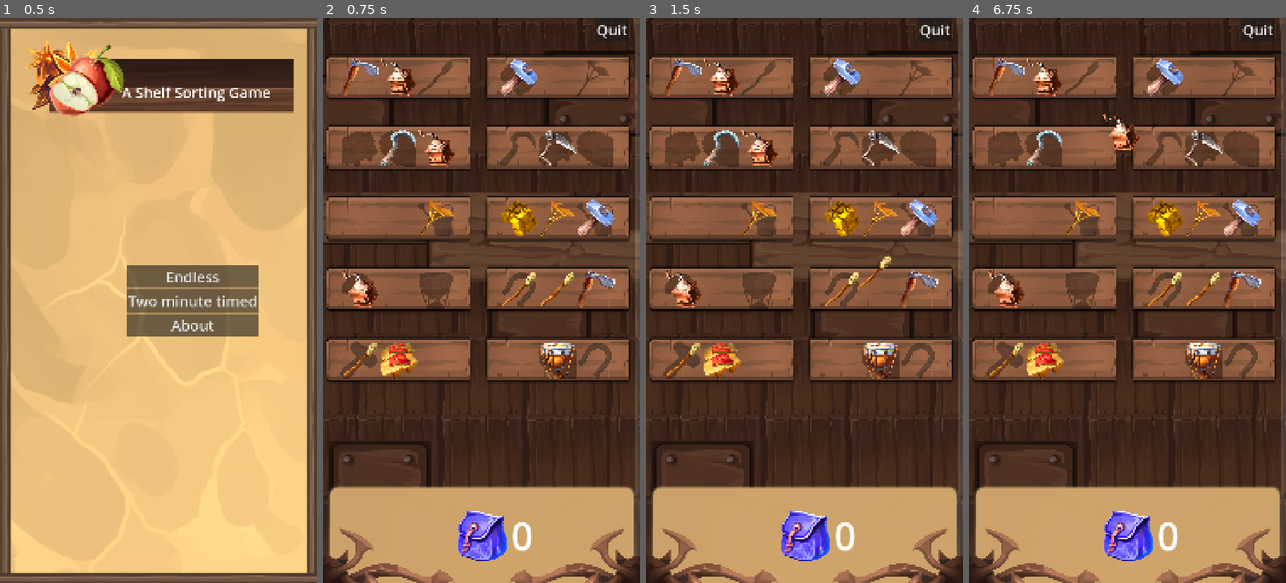
Above: before the commit, frames 1-4 (left to right).
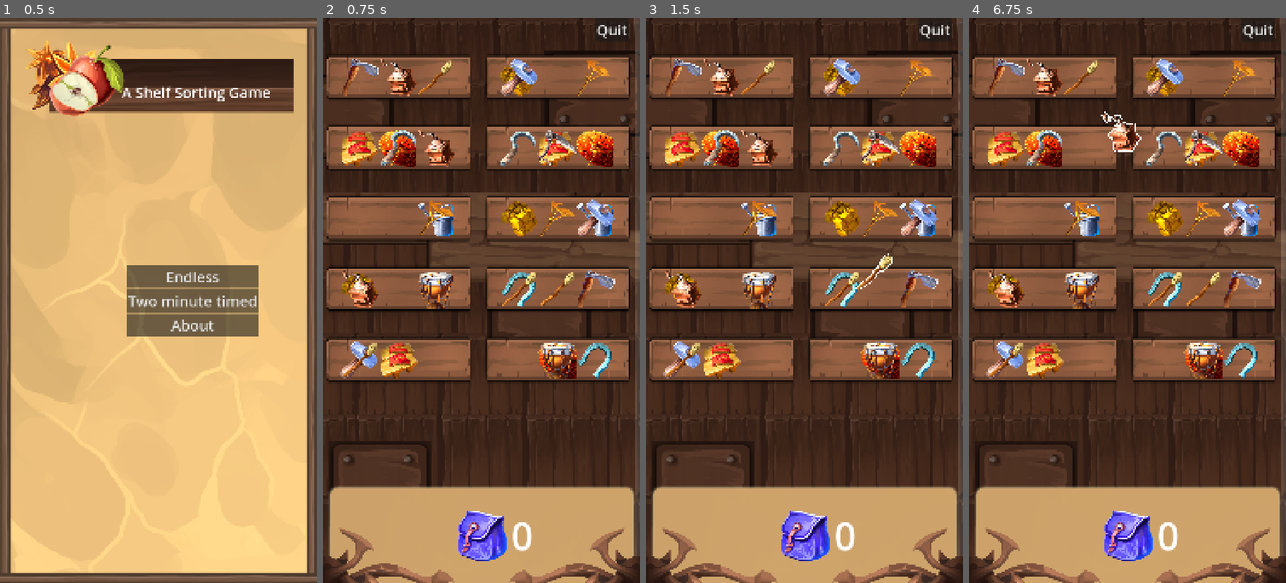
Above: after the commit, the same moments.

Repository: andrewcrisp/shelfsortinggame
Game: Godot game, scene res://scenes/game.tscn
Same seed, same stepped clock (60 frames per second), same inputs: the game is played once before the commit and once after it.
Inputs (mouse positions are in pixels of both pictures, inside the frame that each line leads up to):
- Up to frame 1 (0.5 s): no input
- Up to frame 2 (0.75 s): click "Endless" at 0.5 s
- Up to frame 3 (1.5 s): tap Enter at 1.25 s; move the mouse to (874, 272) at 1.27 s; click (874, 272) at 1.42 s
- Up to frame 4 (6.75 s): tap Space at 2, 3.5, 5 s; drag from (1064, 328) to (1007, 74) at 2.02 s; tap Enter at 2.75, 4.25 s; move the mouse to (1159, 176) at 2.77 s; click (1159, 176) at 2.92 s; drag from (1111, 413) to (1045, 74) at 3.52 s; move the mouse to (1222, 385) at 4.27 s; hold Down (ui_down) 4.28-5 s; click (1222, 385) at 4.42 s; drag from (1032, 215) to (1083, 74) at 5.02 s; move the mouse to (1143, 300) at 5.77 s; hold Down (ui_down) 5.78-6.5 s; click (1143, 300) at 5.92 s; drag from (1079, 159) to (1203, 74) at 6.52 s

Frame 1 is identical in both runs. In frame 2, 4.5% of the frame differs, in the area x 5-92%, y 7-64%; in frame 3, 4.6%; in frame 4, 4.6%.

Commit message:
Add outline shader for picking up items

Diff:
--- a/scenes/groceries/sunflower.tscn
+++ b/scenes/groceries/sunflower.tscn
@@ -1,15 +1,24 @@
-[gd_scene load_steps=4 format=3 uid="uid://bmln03dtehpvv"]
+[gd_scene load_steps=6 format=3 uid="uid://bmln03dtehpvv"]
 
 [ext_resource type="Script" uid="uid://nfy7ub0kmvu6" path="res://scripts/sortable_item.gd" id="1_vxxt0"]
+[ext_resource type="Shader" uid="uid://c2s01ohs0q84d" path="res://scripts/shaders/carrying.gdshader" id="1_xphav"]
 [ext_resource type="PackedScene" uid="uid://cd6k6bp0xc3jt" path="res://scenes/sortable_item_shape.tscn" id="2_8qcyb"]
 [ext_resource type="Texture2D" uid="uid://ddfe256c7mtw5" path="res://assets/Basic_Furniture.png" id="2_boem4"]
+
+[sub_resource type="ShaderMaterial" id="ShaderMaterial_xphav"]
+resource_local_to_scene = true
+shader = ExtResource("1_xphav")
+shader_parameter/color = Color(1, 1, 1, 1)
+shader_parameter/intensity = 0.0
 
 [node name="SortableItem" type="Node2D"]
 script = ExtResource("1_vxxt0")
 
 [node name="SortableItemShape" parent="." instance=ExtResource("2_8qcyb")]
+visible = false
 
 [node name="Sprite2D" type="Sprite2D" parent="."]
+material = SubResource("ShaderMaterial_xphav")
 texture = ExtResource("2_boem4")
 region_enabled = true
 region_rect = Rect2(48, 0, 16, 16)
--- /dev/null
+++ b/scenes/outline.gdshader
@@ -0,0 +1,63 @@
+shader_type canvas_item;
+// From
+// https://godotshaders.com/shader/2d-outline-inline/
+uniform vec4 color : source_color = vec4(1.0);
+uniform float width : hint_range(0, 10) = 0.0;
+uniform int pattern : hint_range(0, 2) = 0; // diamond, circle, square
+uniform bool inside = false;
+uniform bool add_margins = true; // only useful when inside is false
+
+void vertex() {
+	if (add_margins) {
+		VERTEX += (UV * 2.0 - 1.0) * width;
+	}
+}
+
+bool hasContraryNeighbour(vec2 uv, vec2 texture_pixel_size, sampler2D texture) {
+	for (float i = -ceil(width); i <= ceil(width); i++) {
+		float x = abs(i) > width ? width * sign(i) : i;
+		float offset;
+
+		if (pattern == 0) {
+			offset = width - abs(x);
+		} else if (pattern == 1) {
+			offset = floor(sqrt(pow(width + 0.5, 2) - x * x));
+		} else if (pattern == 2) {
+			offset = width;
+		}
+
+		for (float j = -ceil(offset); j <= ceil(offset); j++) {
+			float y = abs(j) > offset ? offset * sign(j) : j;
+			vec2 xy = uv + texture_pixel_size * vec2(x, y);
+
+			if ((xy != clamp(xy, vec2(0.0), vec2(1.0)) || texture(texture, xy).a <= 0.0) == inside) {
+				return true;
+			}
+		}
+	}
+
+	return false;
+}
+
+void fragment() {
+	vec2 uv = UV;
+
+	if (add_margins) {
+		vec2 texture_pixel_size = vec2(1.0) / (vec2(1.0) / TEXTURE_PIXEL_SIZE + vec2(width * 2.0));
+
+		uv = (uv - texture_pixel_size * width) * TEXTURE_PIXEL_SIZE / texture_pixel_size;
+
+		if (uv != clamp(uv, vec2(0.0), vec2(1.0))) {
+			COLOR.a = 0.0;
+		} else {
+			COLOR = texture(TEXTURE, uv);
+		}
+	} else {
+		COLOR = texture(TEXTURE, uv);
+	}
+
+	if ((COLOR.a > 0.0) == inside && hasContraryNeighbour(uv, TEXTURE_PIXEL_SIZE, TEXTURE)) {
+		COLOR.rgb = inside ? mix(COLOR.rgb, color.rgb, color.a) : color.rgb;
+		COLOR.a += (1.0 - COLOR.a) * color.a;
+	}
+}
--- a/scenes/sortable_item.tscn
+++ b/scenes/sortable_item.tscn
@@ -1,7 +1,17 @@
-[gd_scene load_steps=3 format=3 uid="uid://c8djjp8desmdr"]
+[gd_scene load_steps=5 format=3 uid="uid://c8djjp8desmdr"]
 
 [ext_resource type="Script" uid="uid://nfy7ub0kmvu6" path="res://scripts/sortable_item.gd" id="1_2kofd"]
 [ext_resource type="PackedScene" uid="uid://cd6k6bp0xc3jt" path="res://scenes/sortable_item_shape.tscn" id="3_8rrxl"]
+[ext_resource type="Shader" uid="uid://c2v3bnoqtll7y" path="res://scenes/outline.gdshader" id="3_kf6sb"]
+
+[sub_resource type="ShaderMaterial" id="ShaderMaterial_h6606"]
+resource_local_to_scene = true
+shader = ExtResource("3_kf6sb")
+shader_parameter/color = Color(1, 1, 1, 1)
+shader_parameter/width = 0.0
+shader_parameter/pattern = 0
+shader_parameter/inside = false
+shader_parameter/add_margins = true
 
 [node name="SortableItem" type="Node2D"]
 script = ExtResource("1_2kofd")
@@ -10,4 +20,5 @@
 
 [node name="Sprite2D" type="Sprite2D" parent="."]
 z_index = 4
+material = SubResource("ShaderMaterial_h6606")
 region_rect = Rect2(51, 0, 11, 16)
--- /dev/null
+++ b/scripts/shaders/carrying.gdshader
@@ -0,0 +1,21 @@
+shader_type canvas_item;
+
+void vertex() {
+	// Called for every vertex the material is visible on.
+}
+
+uniform vec4 color: source_color = vec4(1.0);
+uniform float intensity: hint_range(0.0, 1.0, 0.1) = 0;
+void fragment() {
+	vec4 tex = texture(TEXTURE, UV);
+	tex.rgb = mix(tex.rgb, color.rgb, intensity);
+
+	COLOR = tex;
+
+	// Called for every pixel the material is visible on.
+}
+
+//void light() {
+//	// Called for every pixel for every light affecting the CanvasItem.
+//	// Uncomment to replace the default light processing function with this one.
+//}
--- a/scripts/sortable_item.gd
+++ b/scripts/sortable_item.gd
@@ -6,13 +6,19 @@
 var lastArea: Spot
 var hoveredArea = null
 var isGrabbable = true
-var mySprite
+var mySprite: Sprite2D
 var myShape
 
 func _ready() -> void:
 	$SortableItemShape.connect("area_entered", _on_area_2d_area_entered)
 	$SortableItemShape.connect("area_exited", _on_area_2d_area_exited)
 	mySprite = $Sprite2D
+	#mySprite.material = ShaderMaterial.new()
+	#var myShader = load("res://scripts/shaders/carrying.gdshader")
+	#mySprite.material.shader = myShader
+	#mySprite.material.shader
+
+
 	myShape = $SortableItemShape/CollisionShape2D
 	resetCollisionShape()
 	pass
@@ -44,6 +50,9 @@
 func drop():
 	if isFollowingMouse:
 		isFollowingMouse = false
+		#mySprite.material.set_shader_parameter("intensity", 0)
+		mySprite.material.set_shader_parameter("width", 0)
+		#instance_shader_parameters/intensity
 		Globals.current_level.drop_item()
 
 		z_index = Globals.z_levels["placed_item"]
@@ -58,6 +67,8 @@
 		z_index = Globals.z_levels["held_item"]
 		isFollowingMouse = true
 		Globals.current_level.hold_item($".")
+		#mySprite.material.set_shader_parameter("intensity", 1)
+		mySprite.material.set_shader_parameter("width", 10.0)
 
 func _on_area_2d_area_entered(area: Area2D) -> void:
 	hoveredArea = area
Not shown, added: scenes/outline.gdshader.uid
Not shown, added: scripts/shaders/carrying.gdshader.uid
